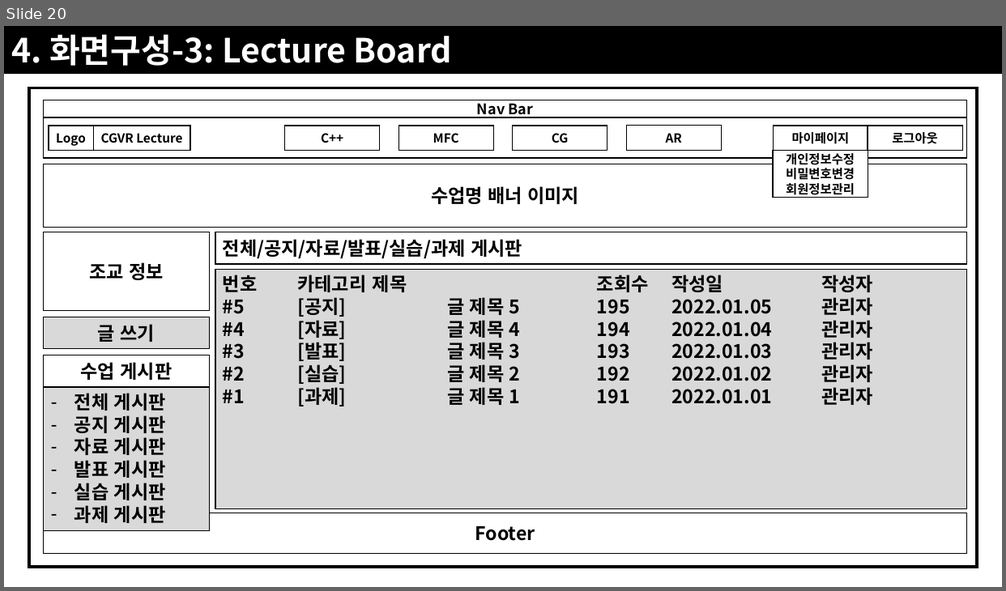
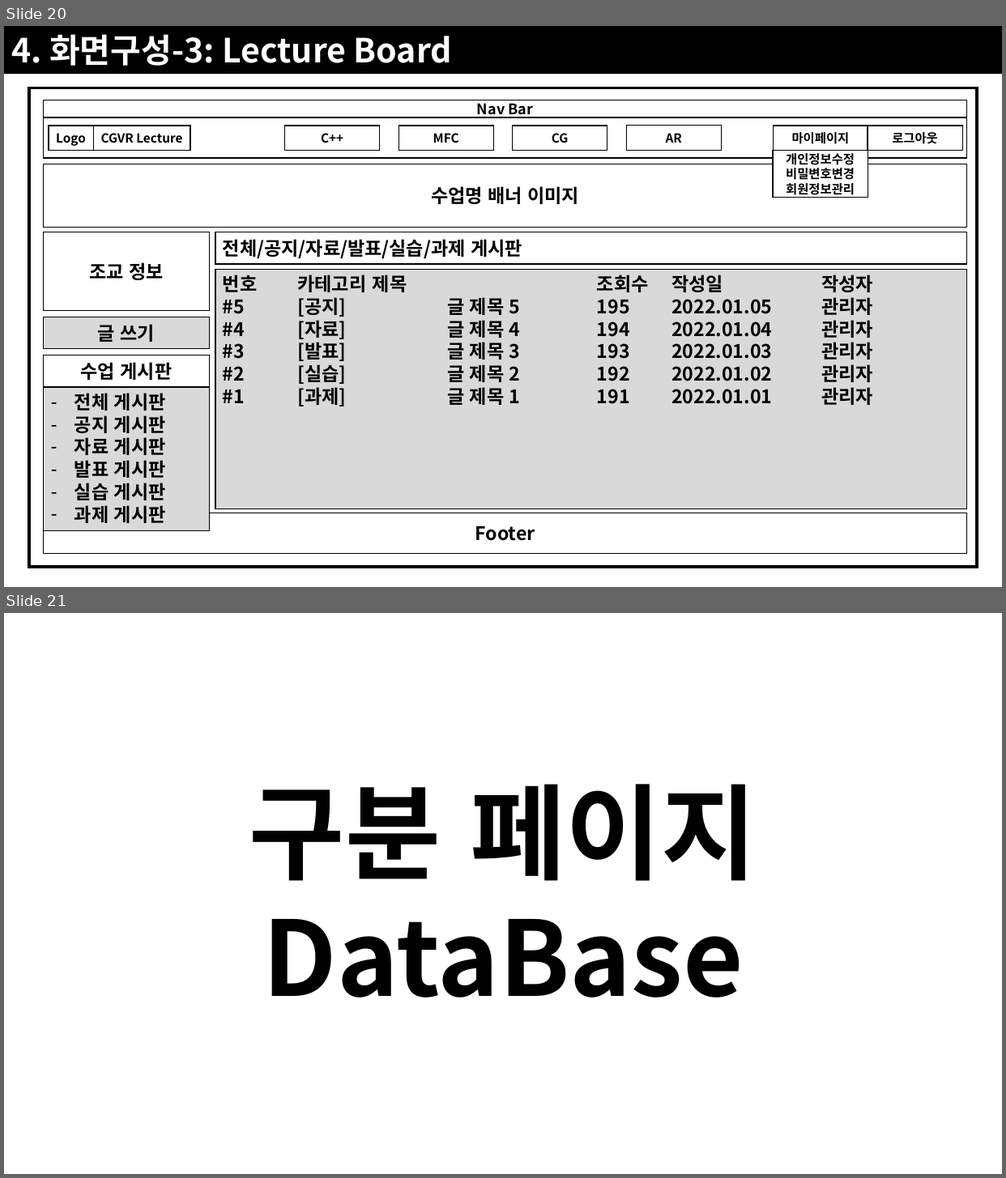
Before and after one commit to JoSihun/CGVR_Lab, a slide deck: documents/01_프로젝트_개발계획.pptx. Shown one above the other, each under a label of ours: slide 20 before the commit, slides 20 and 21 after it. The pictures are 1006x591 and 1006x1178 pixels, drawn with LibreOffice and Linux fonts; fonts in the diff are those of the drawing. Boxes give left, top, right and bottom in pixels: in the first picture for what was removed or moved away, otherwise in the second. Text is boxed around its words. In the diff, an @@ line names an element or a change of style, - is before the commit and + after.

```diff
--- a/documents/01_프로젝트_개발계획.pptx
+++ b/documents/01_프로젝트_개발계획.pptx
@@ slide 21 added at (4, 613, 1002, 1174), background #FFFFFF @@
@@ text added at (249, 784, 756, 998), 100 pt, text #000000, bold @@
+구분 페이지
+DataBase
```
Also in this commit, not shown: 1 other slide added.
